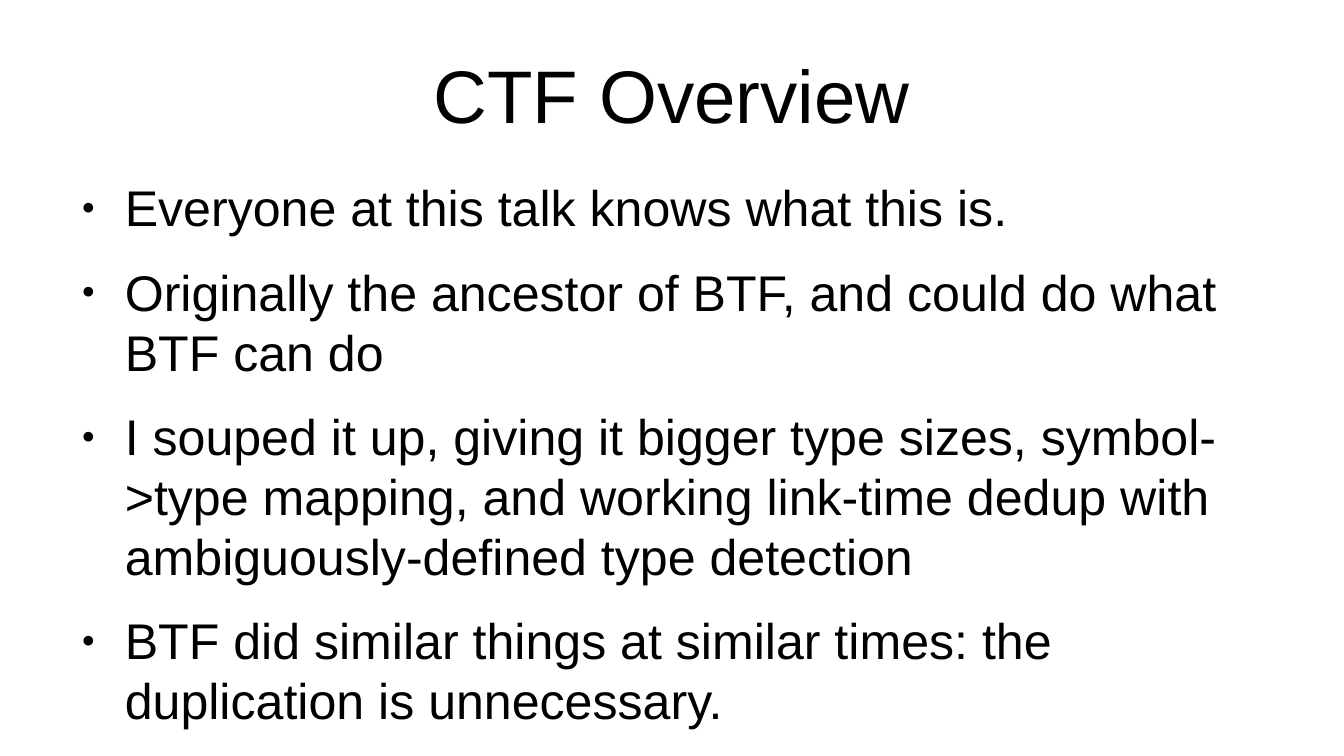
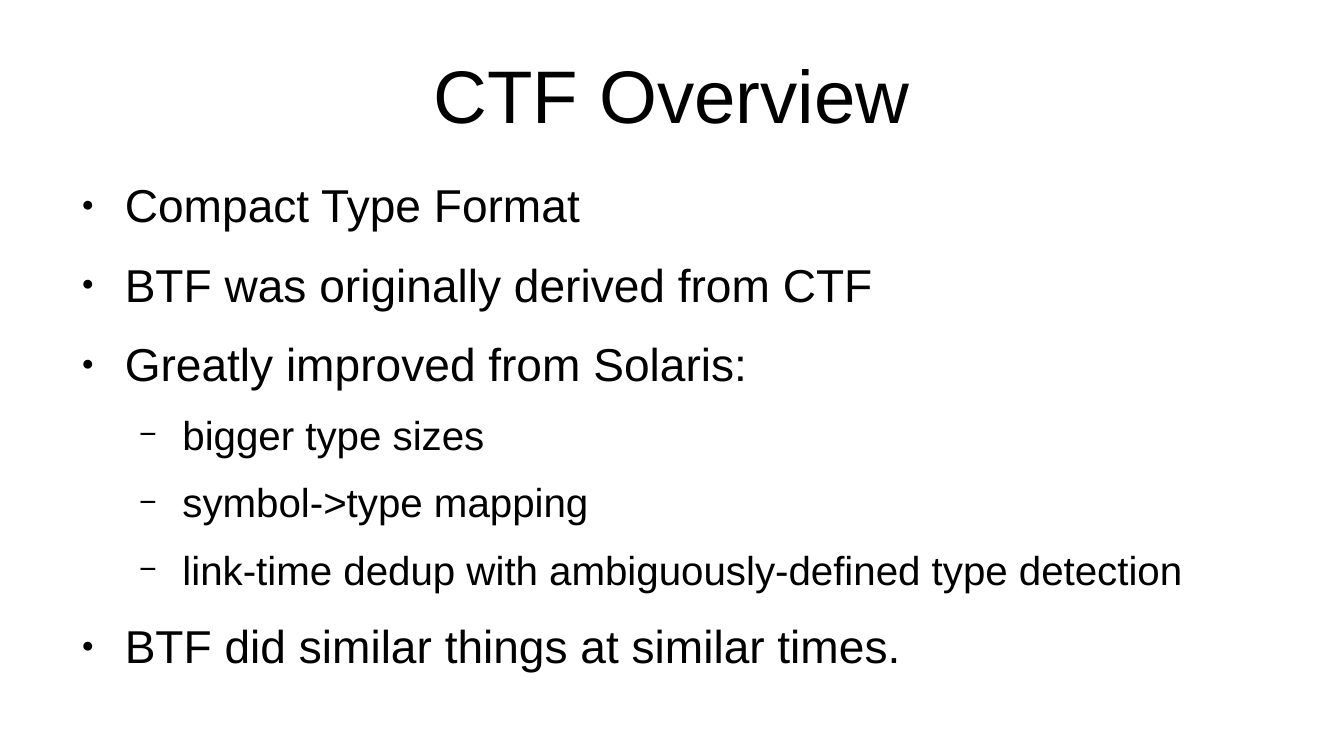
Before and after one commit to peter-shoes/lsfmm_slides, a slide deck: slide 5 of ctf_lsfmm.odp. Drawn at 1344x756 pixels with LibreOffice and Linux fonts; fonts in the diff are those of the drawing. Boxes give left, top, right and bottom in pixels: in the first picture for what was removed or moved away, otherwise in the second. Text is boxed around its words. In the diff, an @@ line names an element or a change of style, - is before the commit and + after.

```diff
--- a/ctf_lsfmm.odp
+++ b/ctf_lsfmm.odp
@@ text at [125,190,1182,672]: text changed; size 29.6 to 27.2 pt @@
-● Everyone at this talk knows what this is.
-● Originally the ancestor of BTF, and could do what BTF can do
-● I souped it up, giving it bigger type sizes, symbol->type mapping, and working link-time dedup with ambiguously-defined type detection
-● BTF did similar things at similar times: the duplication is unnecessary.
+● Compact Type Format
+● BTF was originally derived from CTF
+● Greatly improved from Solaris:
+  − bigger type sizes
+  − symbol->type mapping
+  − link-time dedup with ambiguously-defined type detection
+● BTF did similar things at similar times.
```
Also in this commit, not shown: 9 other slides changed, 1 slide added, 2 slides removed.
